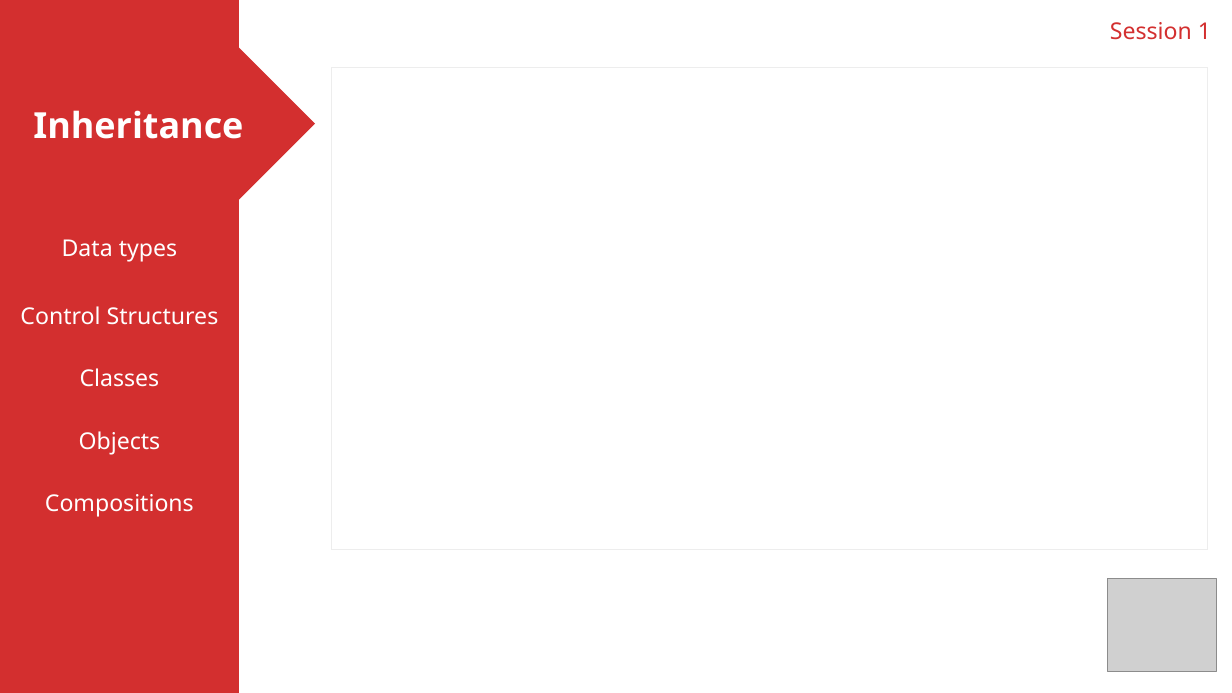
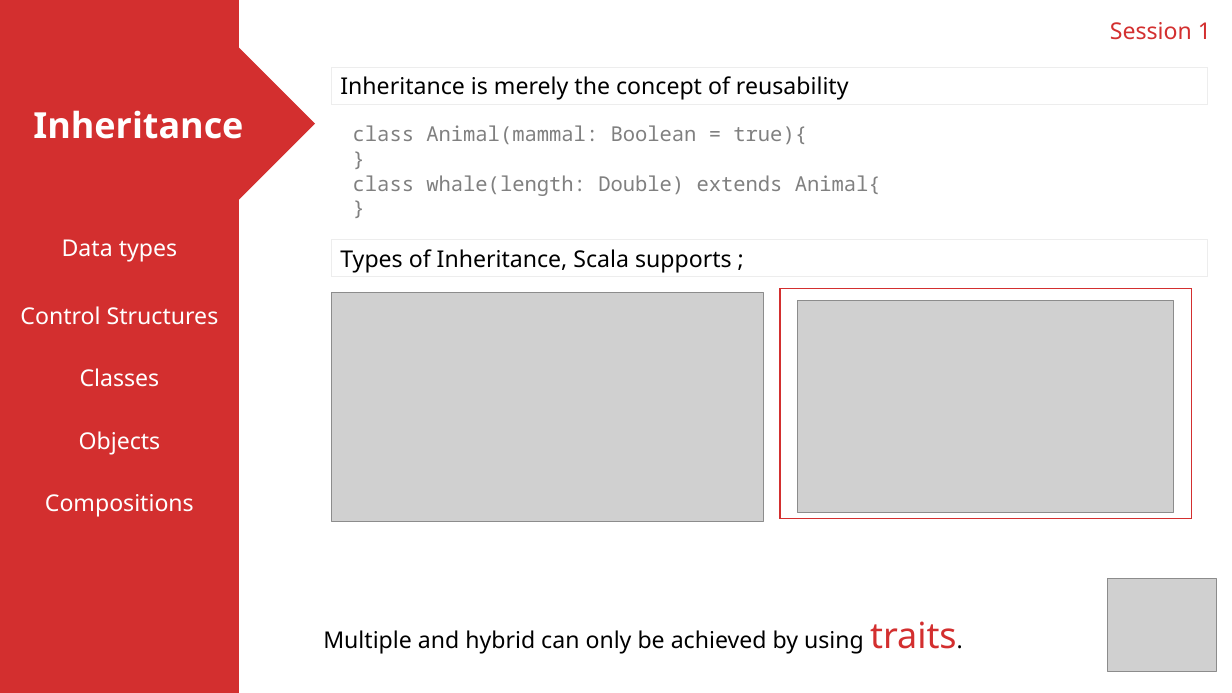
Before and after one commit to ShubhamWanne-zz/Scala-Read-Guide, a slide deck: slide 17 of Presentation1.pptx (slide 18 before the commit). Drawn at 1232x693 pixels with LibreOffice and Linux fonts; fonts in the diff are those of the drawing; grey boxes stand for pictures. Boxes give left, top, right and bottom in pixels: in the first picture for what was removed or moved away, otherwise in the second. Text is boxed around its words. In the diff, an @@ line names an element or a change of style, - is before the commit and + after.

```diff
--- a/Presentation1.pptx
+++ b/Presentation1.pptx
@@ rectangle removed at (332, 67, 1209, 549) @@
@@ rectangle added at (332, 67, 1209, 104), outline #EDEDED 0.75 pt, 18 pt, text #000000 @@
+Inheritance is merely the concept of reusability
@@ text added at (353, 125, 881, 196), 16 pt, text #808080 @@
+class Animal(mammal: Boolean = true){
+}
+class whale(length: Double) extends Animal{
+}
@@ rectangle added at (332, 239, 1209, 276), outline #EDEDED 0.75 pt, 18 pt, text #000000 @@
+Types of Inheritance, Scala supports ;
@@ picture added at (332, 292, 763, 521) @@
@@ rectangle added at (780, 288, 1191, 518), outline #D32F2F 1 pt @@
@@ picture added at (798, 300, 1174, 512) @@
@@ text added at (323, 621, 957, 653), 18 pt, text #000000 @@
+Multiple and hybrid can only be achieved by using traits.
```
Also in this commit, not shown: 7 other slides changed, 2 slides added, 2 slides removed.
